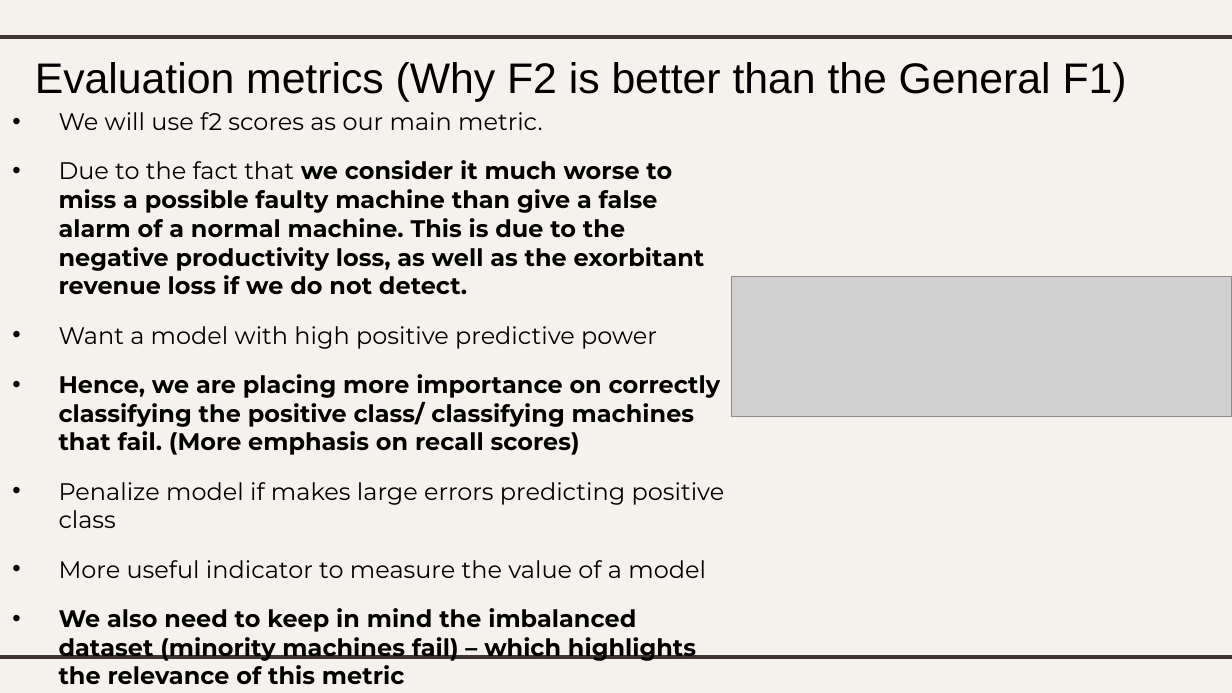
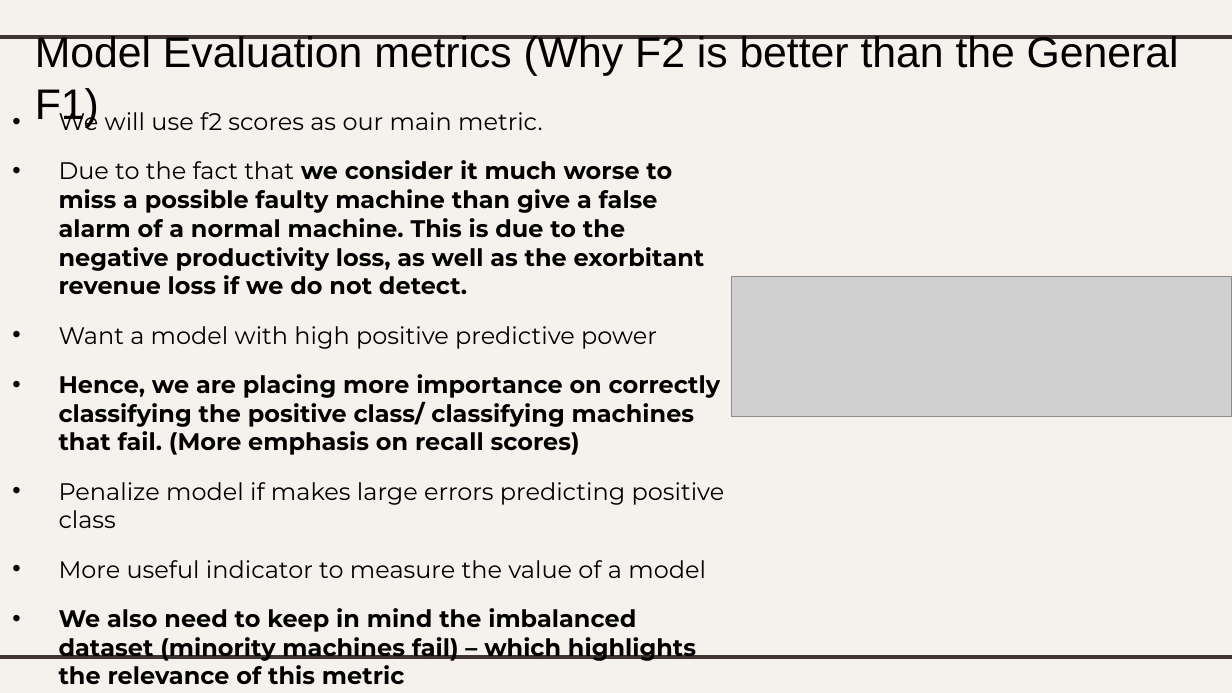
Before and after one commit to lhurr/Machine-Learning, a slide deck: slide 11 of DAAA2A02-2112589-LimHur-Classification.pptx (slide 10 before the commit). Drawn at 1232x693 pixels with LibreOffice and Linux fonts; fonts in the diff are those of the drawing; grey boxes stand for pictures. Boxes give left, top, right and bottom in pixels: in the first picture for what was removed or moved away, otherwise in the second. Text is boxed around its words. In the diff, an @@ line names an element or a change of style, - is before the commit and + after.

```diff
--- a/DAAA2A02-2112589-LimHur-Classification.pptx
+++ b/DAAA2A02-2112589-LimHur-Classification.pptx
@@ title at <box>35,35,1179,128</box>: text changed @@
-Evaluation metrics (Why F2 is better than the General F1)
+Model Evaluation metrics (Why F2 is better than the General F1)
```
Also in this commit, not shown: 12 other slides changed, 1 slide added, 1 other file.
